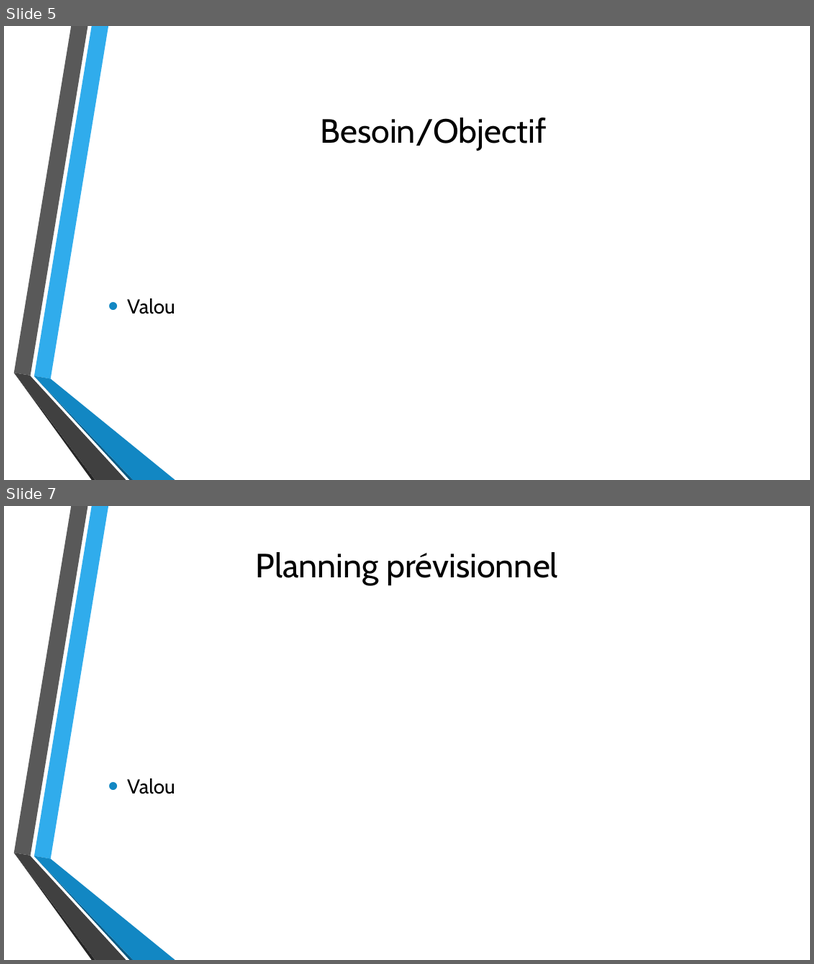
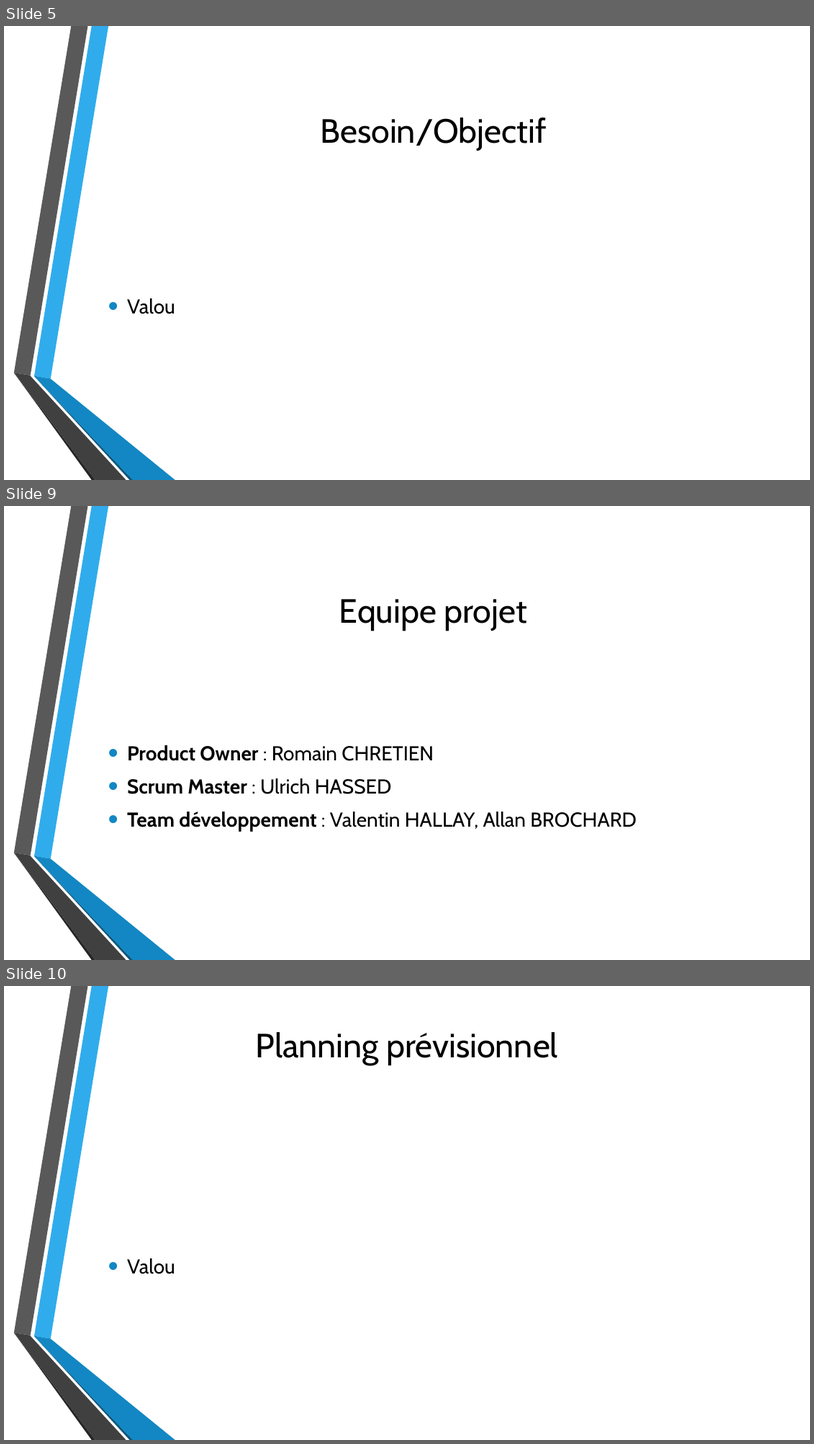
Before and after one commit to Chycrat/snir-co, a slide deck: LIVRABLE-4/Présentation livrable 4.pptx. Shown one above the other, each under a label of ours: slides 5 and 7 before the commit, slides 5, 9 and 10 after it; the slides between them are not shown. The pictures are 814x964 and 814x1444 pixels, drawn with LibreOffice and Linux fonts; fonts in the diff are those of the drawing; background and template pictures are left out. Boxes give left, top, right and bottom in pixels: in the first picture for what was removed or moved away, otherwise in the second. Text is boxed around its words. In the diff, an @@ line names an element or a change of style, - is before the commit and + after.

```diff
--- a/LIVRABLE-4/Présentation livrable 4.pptx
+++ b/LIVRABLE-4/Présentation livrable 4.pptx
@@ slide 9 added at [4, 506, 810, 960], background picture (left out); not listed: 6 template elements that a slide beside it also shows @@
@@ title added at [340, 599, 527, 631], 40 pt, text #000000 @@
+Equipe projet
@@ text added at [127, 745, 637, 831], 24 pt, text #000000 @@
+• Product Owner : Romain CHRETIEN
+• Scrum Master : Ulrich HASSED
+• Team développement : Valentin HALLAY, Allan BROCHARD
@@ what was slide 7 is now slide 10 @@
```
Also in this commit, not shown: 3 other slides added, 1 slide removed.
